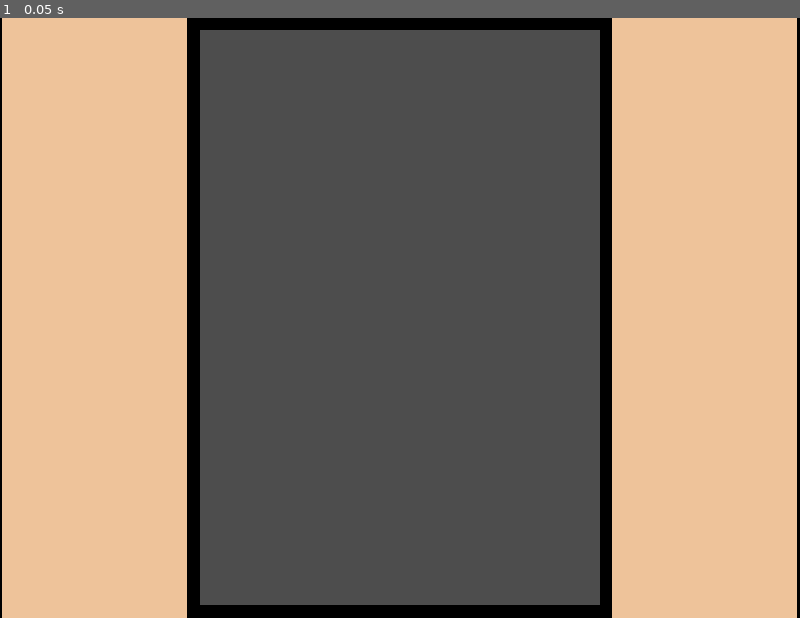
Above: before the commit, frame 1.
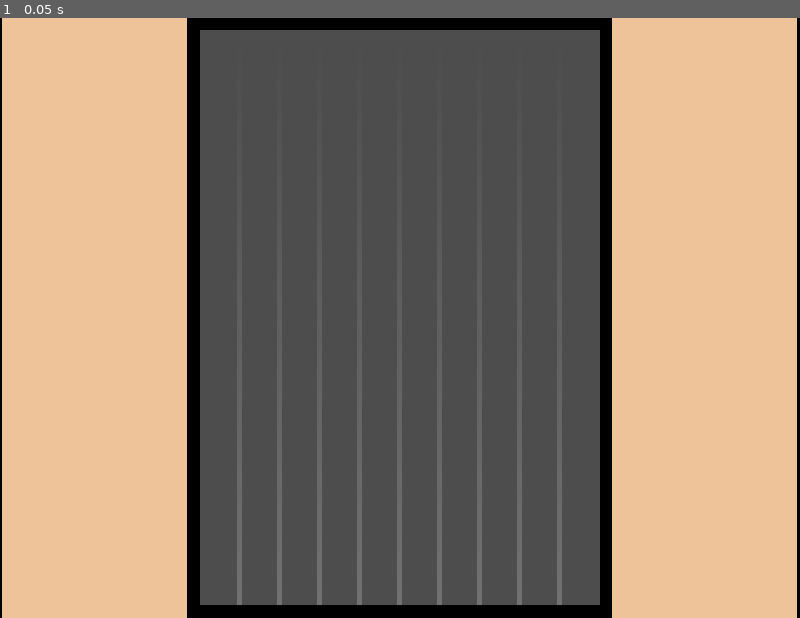
Above: after the commit, the same moment.

Repository: jacksonmist/Weedpocalypse
Game: Godot game, scene res://Scenes/root.tscn
The game is run twice, just before and just after one commit, with the same random seed, the same clock (stepped at 60 frames per second) and the same inputs.
Inputs:
- Up to frame 1 (0.05 s): no input

The runs differ from the first frame. In frame 1, 1.7% of the frame differs, in the area x 29-71%, y 68-98%.

Commit message:
Added tool manager and simple tool switching

Diff:
--- /dev/null
+++ b/Scenes/grid_manager.gd
@@ -0,0 +1,19 @@
+extends Node
+
+@export var tile_size: int
+
+@export var grid_width: int
+@export var grid_height: int
+
+var grid = []
+var spawn_points = {}
+func _ready() -> void:
+	initialize_grid()
+
+func initialize_grid():
+	for x in range(grid_width):
+		for y in range(grid_height):
+			grid.append(Vector2i(x, y))
+
+	for x in range(grid_width):
+		spawn_points[x] = 0
--- a/Scenes/root.tscn
+++ b/Scenes/root.tscn
@@ -1,13 +1,32 @@
 [gd_scene format=3 uid="uid://1ips1634u4wj"]
 
+[ext_resource type="Script" uid="uid://cl0ynomap58vy" path="res://Scripts/player_controller.gd" id="1_8pvmw"]
 [ext_resource type="Texture2D" uid="uid://dpaqc3hbhry8h" path="res://Sprites/ScreenTemplate.png" id="1_i04dx"]
+[ext_resource type="Script" uid="uid://dr3p83w7xi033" path="res://Scripts/tool_manager.gd" id="2_vnucn"]
+[ext_resource type="Texture2D" uid="uid://c3qrx56nve36c" path="res://Sprites/GridLines.png" id="4_4g5cr"]
+[ext_resource type="Script" uid="uid://fxgslwu0e5lc" path="res://Scenes/grid_manager.gd" id="4_c3mwy"]
 
 [node name="Root" type="Node2D" unique_id=1014854693]
 
 [node name="Player" type="Node2D" parent="." unique_id=97924618]
+script = ExtResource("1_8pvmw")
+
+[node name="ToolManager" type="Node" parent="Player" unique_id=1192835480]
+script = ExtResource("2_vnucn")
 
 [node name="Camera" type="Camera2D" parent="." unique_id=1524720331]
+position = Vector2(80, -115)
 
 [node name="ScreenTemplate" type="Sprite2D" parent="." unique_id=1204207731]
 texture_filter = 1
+position = Vector2(80, -115)
 texture = ExtResource("1_i04dx")
+
+[node name="GridLines" type="Sprite2D" parent="ScreenTemplate" unique_id=210329844]
+texture = ExtResource("4_4g5cr")
+
+[node name="GridManager" type="Node" parent="." unique_id=483008534]
+script = ExtResource("4_c3mwy")
+tile_size = 16
+grid_width = 10
+grid_height = 15
--- /dev/null
+++ b/Scripts/Tools/hand_tool.gd
@@ -0,0 +1,7 @@
+class_name HandTool extends Tool
+
+func _init():
+	name = "hand"
+
+func set_active(state: bool):
+	is_active = state
--- /dev/null
+++ b/Scripts/Tools/scythe_tool.gd
@@ -0,0 +1,7 @@
+class_name ScytheTool extends Tool
+
+func _init():
+	name = "Scythe"
+
+func set_active(state: bool):
+	is_active = state
--- /dev/null
+++ b/Scripts/Tools/tool.gd
@@ -0,0 +1,8 @@
+@abstract
+class_name Tool extends Resource
+
+@export var name: String
+var is_active: bool
+
+@abstract
+func set_active(state: bool)
--- /dev/null
+++ b/Scripts/Tools/weedkiller_tool.gd
@@ -0,0 +1,8 @@
+class_name WeedkillerTool extends Tool
+
+
+func _init() -> void:
+	name = "Weedkiller"
+
+func set_active(state: bool):
+	is_active = state
--- /dev/null
+++ b/Scripts/game_enums.gd
@@ -0,0 +1,7 @@
+class_name Game_Enums extends Node
+
+enum Tool {
+	HAND,
+	SCYTHE,
+	WEEDKILLER
+}
--- /dev/null
+++ b/Scripts/player_controller.gd
@@ -0,0 +1,21 @@
+extends Node2D
+
+@onready var tool_manager: Node = $ToolManager
+var is_mouse_active
+
+func _ready() -> void:
+	pass
+
+
+func _process(delta: float) -> void:
+	pass
+
+func _unhandled_input(event: InputEvent) -> void:
+	if(event.is_action_pressed("Hand")):
+		tool_manager.switch_tool(Game_Enums.Tool.HAND)
+	if(event.is_action_pressed("Scythe")):
+		tool_manager.switch_tool(Game_Enums.Tool.SCYTHE)
+	if(event.is_action_pressed("Weekiller")):
+		tool_manager.switch_tool(Game_Enums.Tool.WEEDKILLER)
+	if(event is InputEventMouseButton):
+		tool_manager.set_tool_active(event.pressed)
--- /dev/null
+++ b/Scripts/tool_manager.gd
@@ -0,0 +1,26 @@
+extends Node
+
+var current_tool: Resource
+var hand_tool: Tool = HandTool.new()
+var scythe_tool: Tool = ScytheTool.new()
+var weedkiller_tool: Tool = WeedkillerTool.new()
+
+func _ready() -> void:
+	pass
+
+
+func _process(delta: float) -> void:
+	pass
+
+func switch_tool(tool_type: Game_Enums.Tool):
+	match tool_type:
+		Game_Enums.Tool.HAND:
+			current_tool = hand_tool
+		Game_Enums.Tool.SCYTHE:
+			current_tool = scythe_tool
+		Game_Enums.Tool.WEEDKILLER:
+			current_tool = weedkiller_tool
+	print(current_tool.name)
+func set_tool_active(state: bool):
+	if(current_tool):
+		current_tool.set_active(state)
Not shown, added: Scenes/grid_manager.gd.uid
Not shown, added: Scripts/Tools/hand_tool.gd.uid
Not shown, added: Scripts/Tools/scythe_tool.gd.uid
Not shown, added: Scripts/Tools/tool.gd.uid
Not shown, added: Scripts/Tools/weedkiller_tool.gd.uid
Not shown, added: Scripts/game_enums.gd.uid
Not shown, added: Scripts/player_controller.gd.uid
Not shown, added: Scripts/tool_manager.gd.uid
Binary file added: Sprites/GridLines.png
Not shown, added: Sprites/GridLines.png.import
